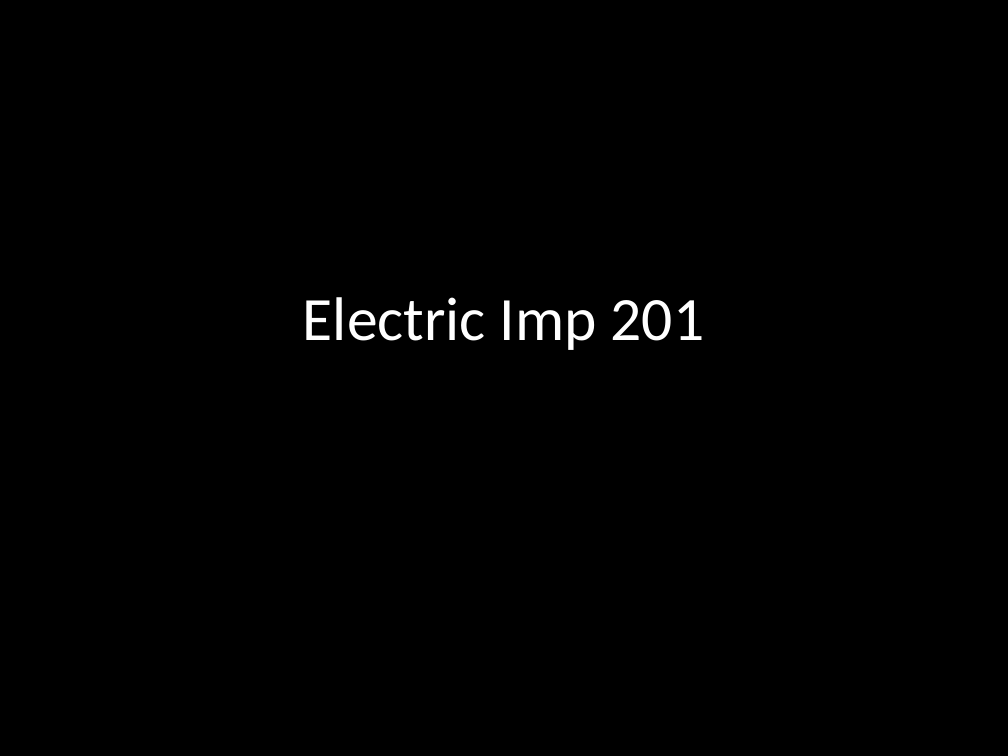
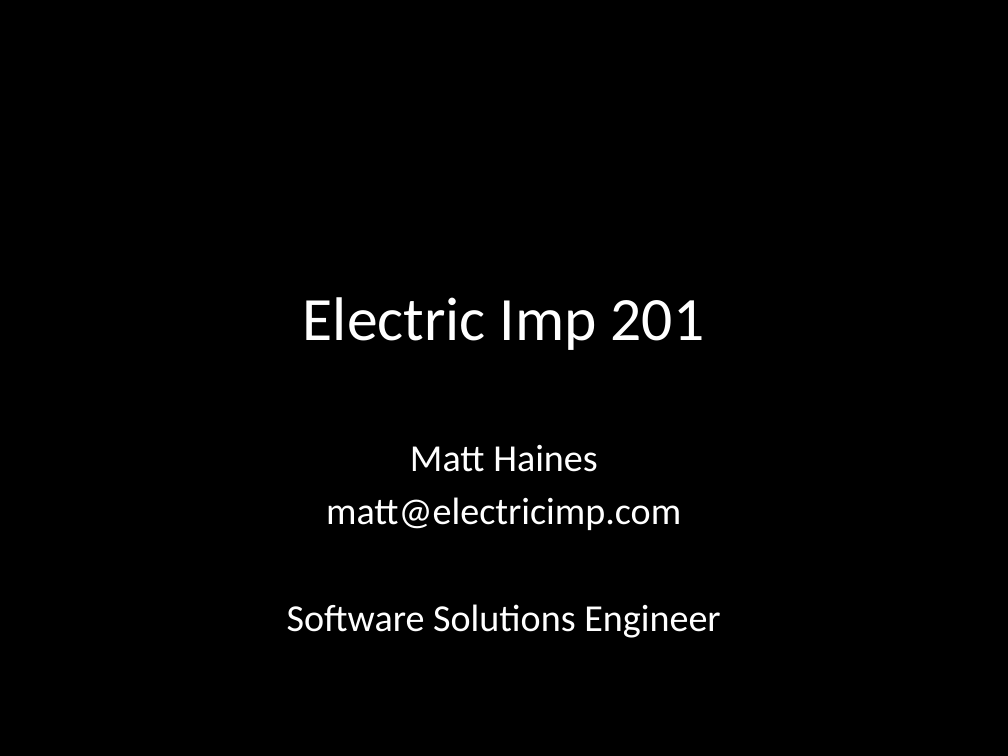
Before and after one commit to cat-haines/imp201, a slide deck: slide 1 of Electric Imp 201.pptx. Drawn at 1008x756 pixels with LibreOffice and Linux fonts; fonts in the diff are those of the drawing. Boxes give left, top, right and bottom in pixels: in the first picture for what was removed or moved away, otherwise in the second. Text is boxed around its words. In the diff, an @@ line names an element or a change of style, - is before the commit and + after.

```diff
--- a/Electric Imp 201.pptx
+++ b/Electric Imp 201.pptx
@@ subtitle added at box(287, 444, 720, 638), 27.2 pt, text #FFFFFF @@
+Matt Haines
+matt@electricimp.com
+Software Solutions Engineer
```
Also in this commit, not shown: 2 other slides changed, 1 other file.
